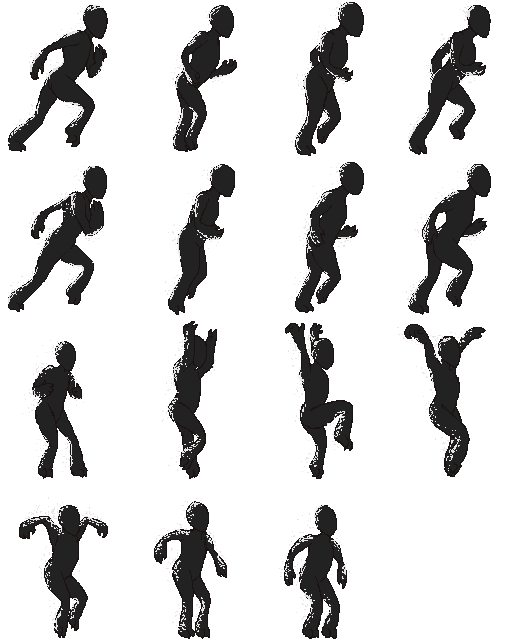
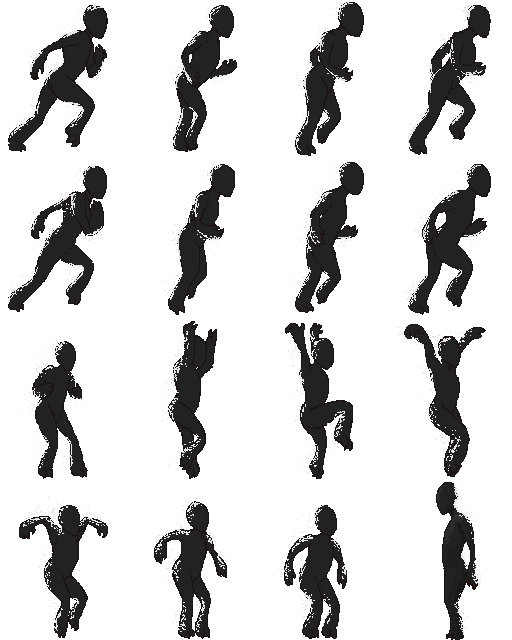
Two versions of the same layered image (512px x 640px). Layer-by-layer changes:
added layer "Layer 10" above "Layer 7" over [436, 482, 482, 640]
